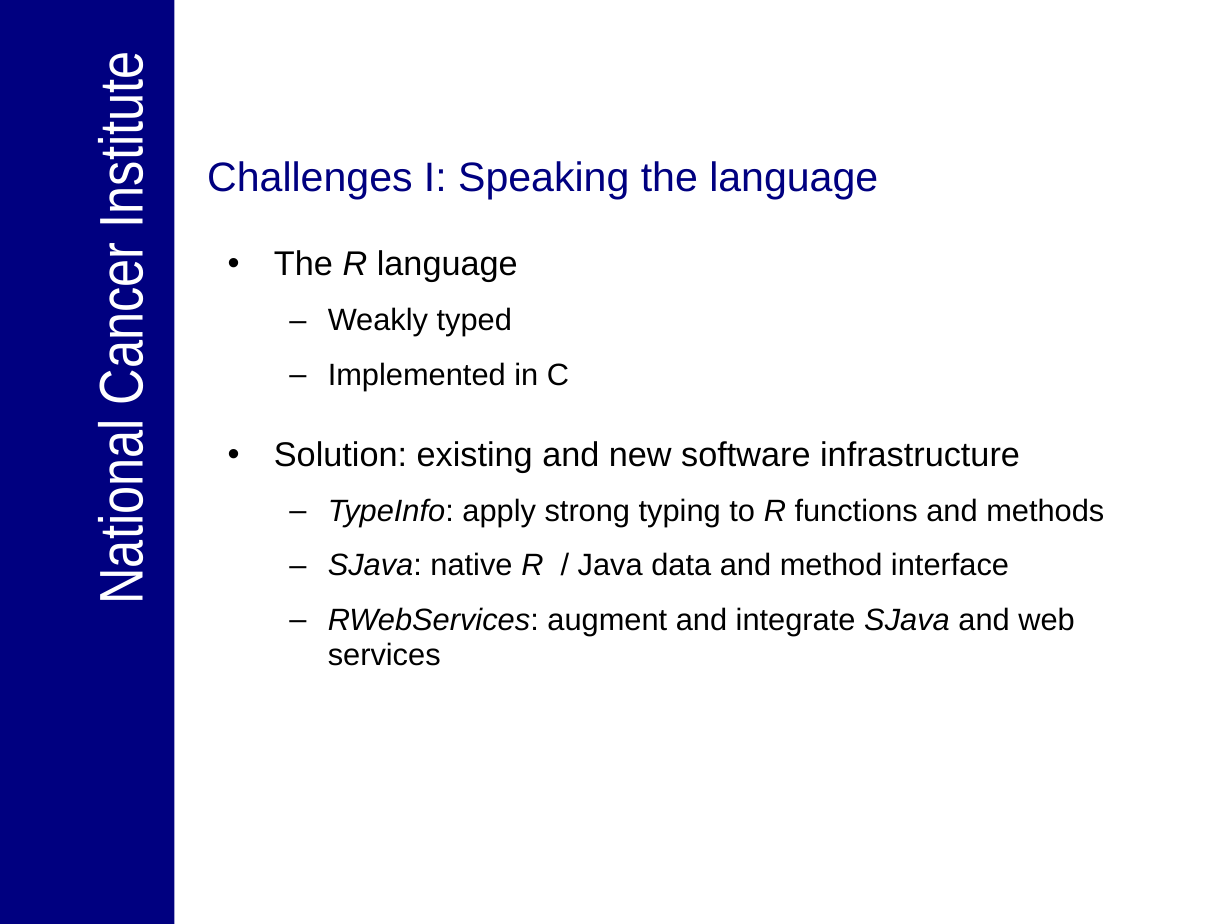
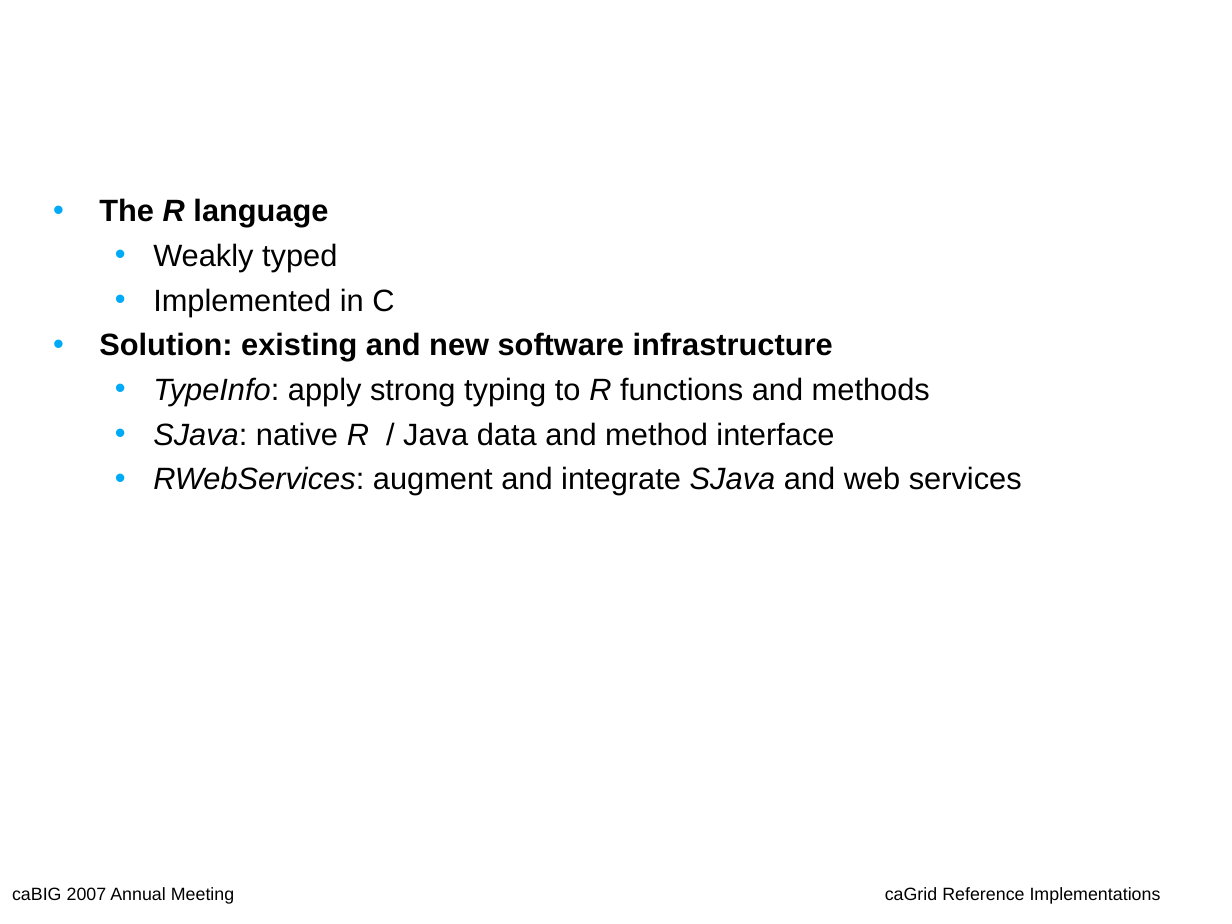
Before and after one commit to NCIP/bioconductor, a slide deck: slide 5 of bioconductor/Presentations/caBIG_Annual_Meeting_2007_Getting_on_the_grid_panel.ppt. Drawn at 1232x924 pixels with LibreOffice and Linux fonts; fonts in the diff are those of the drawing; background and template pictures are left out. Boxes give left, top, right and bottom in pixels: in the first picture for what was removed or moved away, otherwise in the second. Text is boxed around its words. In the diff, an @@ line names an element or a change of style, - is before the commit and + after.

```diff
--- a/bioconductor/Presentations/caBIG_Annual_Meeting_2007_Getting_on_the_grid_panel.ppt
+++ b/bioconductor/Presentations/caBIG_Annual_Meeting_2007_Getting_on_the_grid_panel.ppt
@@ rectangle removed at box(0, 0, 175, 924) @@
@@ title "Bioconductor Challenge I: Speaking the ..." at box(41, 0, 965, 144): vertical alignment top to middle @@
@@ text removed at box(86, 68, 156, 598) @@
-National Cancer Institute
@@ title at box(207, 161, 878, 199): text changed; text colour #000080 to #FFFFFF @@
-Challenges I: Speaking the language
+Bioconductor
+Challenge I: Speaking the language
@@ text "The R language": place and size @@
-text "The R language" at box(274, 250, 1104, 666)
+text "The R language" at box(99, 198, 1022, 495)
@@ text "The R language" at box(99, 198, 1022, 495): size 20 to 18 pt, bold on in "The R language", "Solution: existing and new software infrastructure"; line spacing 0.95 to 1; less space between paragraphs; bullet colour #000000 to #00AAF6; bullet – to • @@
@@ text added at box(12, 887, 234, 904), 18 pt, text #000000 @@
+caBIG 2007 Annual Meeting
@@ text added at box(885, 887, 1161, 904), 18 pt, text #000000 @@
+caGrid Reference Implementations
```
Also in this commit, not shown: 5 other slides changed, 2 slides added, 2 slides removed.
